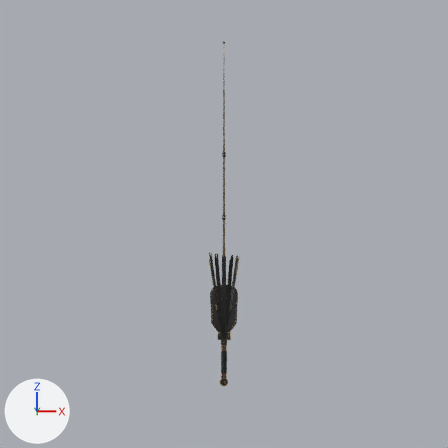
Before and after pictures for a commit that changed the Blender file WhipItUp-Blender/WhipItUp.blend.
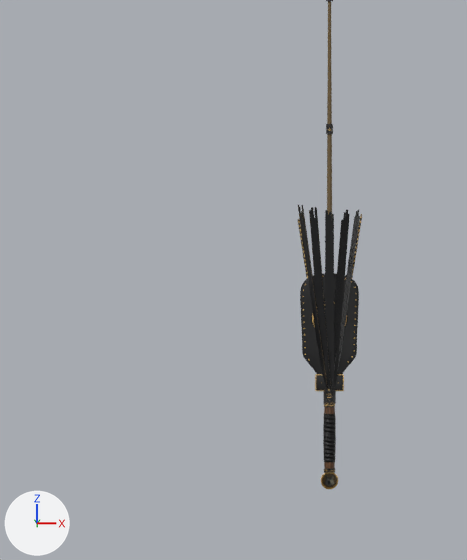
Each version is shown from the file's camera 'PreviewCam', then close up on the part from 15% to 64% of the width and 35% to 94% of the height. The lights are fixed; the arrows at lower left show +X, +Y and +Z. The first two pictures are the older version.

Names of what the first close-up shows: 'Flogger', 'Paddle', 'Whip'.
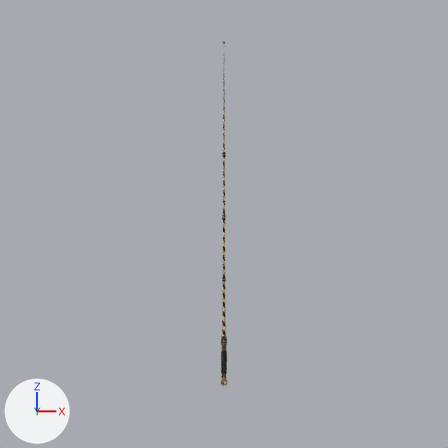
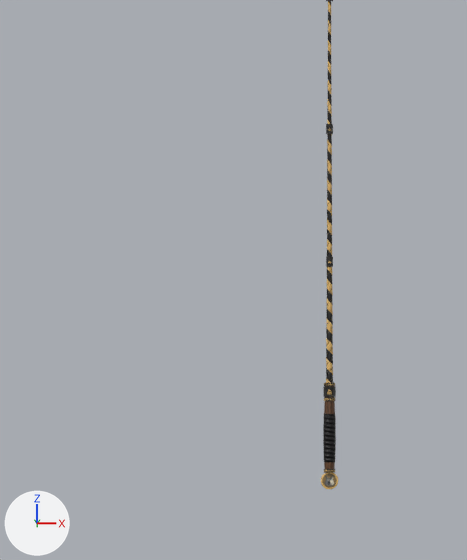
Location of each change, (x1, y1, x2, y2) in pixels of the close-ups (467 x 560 px):
'Flogger', hidden
    before: (298, 205, 362, 489)
'Paddle', hidden
    before: (300, 273, 359, 489)
part 1 of me_whip_003, cut back
    before: (326, 0, 333, 215)
    after: (326, 0, 333, 383)

What the commit changed:
me_whip_003 is used by ob_whip; location (0.0, 0.0, 0.0).
me_whip_003 had 4304 vertices, 3987 faces and spanned x -0.03..0.03, y -0.02..0.02, z -0.14..2.07.
me_whip_003 now has 25704 vertices, 18939 faces and spans x -0.03..0.03, y -0.02..0.02, z -0.14..2.07.
me_whip_003 part 1: 170 vertices moved within x -0.01..0.01, y -0.01..0.01, z 0.29..1.33; 28 vertices removed from x -0.01..0.01, y -0.01..0.01, z 0.62..0.85; 21428 vertices added at x -0.01..0.01, y -0.01..0.01, z 0.17..1.77.
Object 'Paddle' (ob_paddle) is now hidden.
Object 'Flogger' (ob_flogger) is now hidden.
